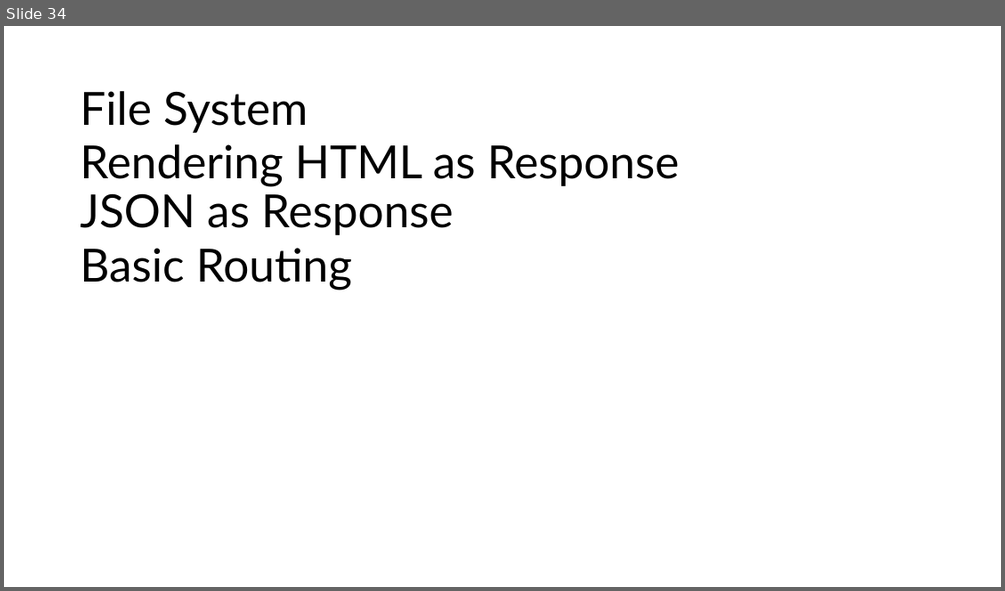
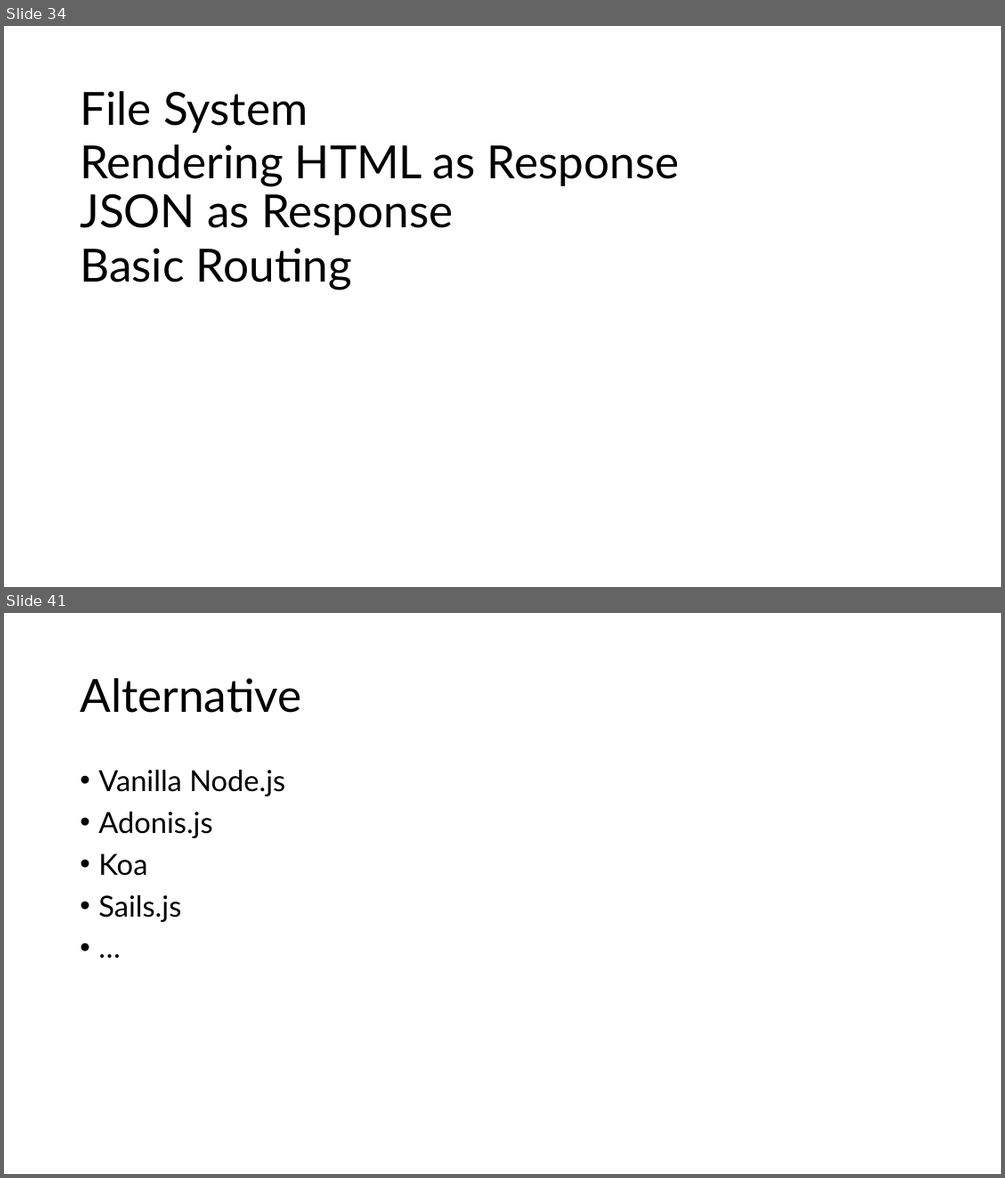
Before and after one commit to PiyushChaturvedii/Batch05, a slide deck: node/Nodejs.pptx. Shown one above the other, each under a label of ours: slide 34 before the commit, slides 34 and 41 after it; the slides between them are not shown. The pictures are 1005x591 and 1005x1178 pixels, drawn with LibreOffice and Linux fonts; fonts in the diff are those of the drawing. Boxes give left, top, right and bottom in pixels: in the first picture for what was removed or moved away, otherwise in the second. Text is boxed around its words. In the diff, an @@ line names an element or a change of style, - is before the commit and + after.

```diff
--- a/node/Nodejs.pptx
+++ b/node/Nodejs.pptx
@@ slide 41 added at (4,613,1001,1174), background #FFFFFF @@
@@ title added at (80,678,301,713), 44 pt, text #000000 @@
+Alternative
@@ text added at (98,770,285,922), 28 pt, text #000000 @@
+• Vanilla Node.js
+• Adonis.js
+• Koa
+• Sails.js
+• …
```
Also in this commit, not shown: 9 other slides added, 27 other files.
